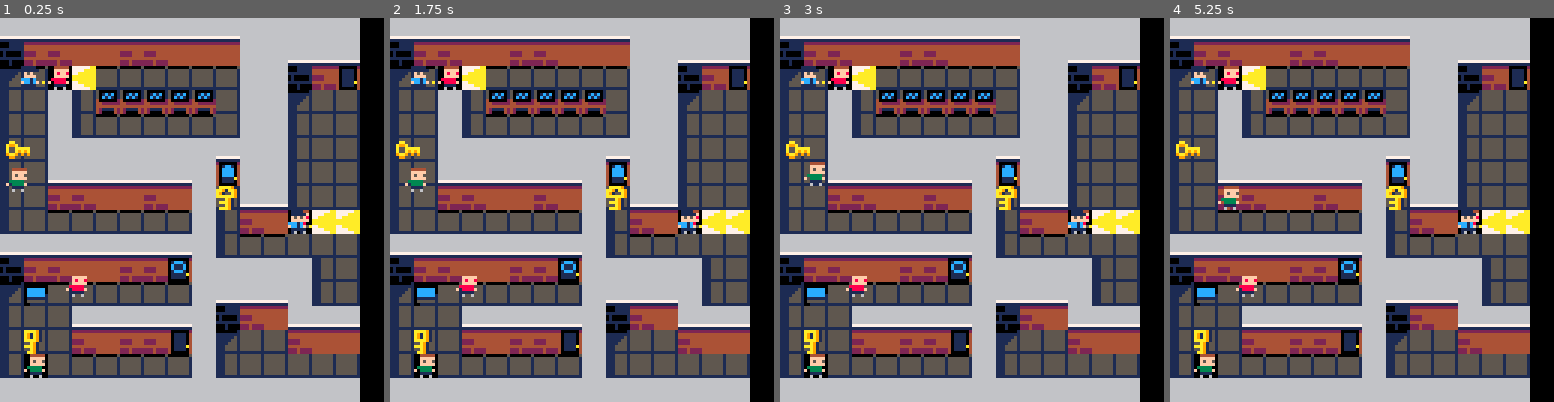
Above: before the commit, frames 1-4 (left to right).
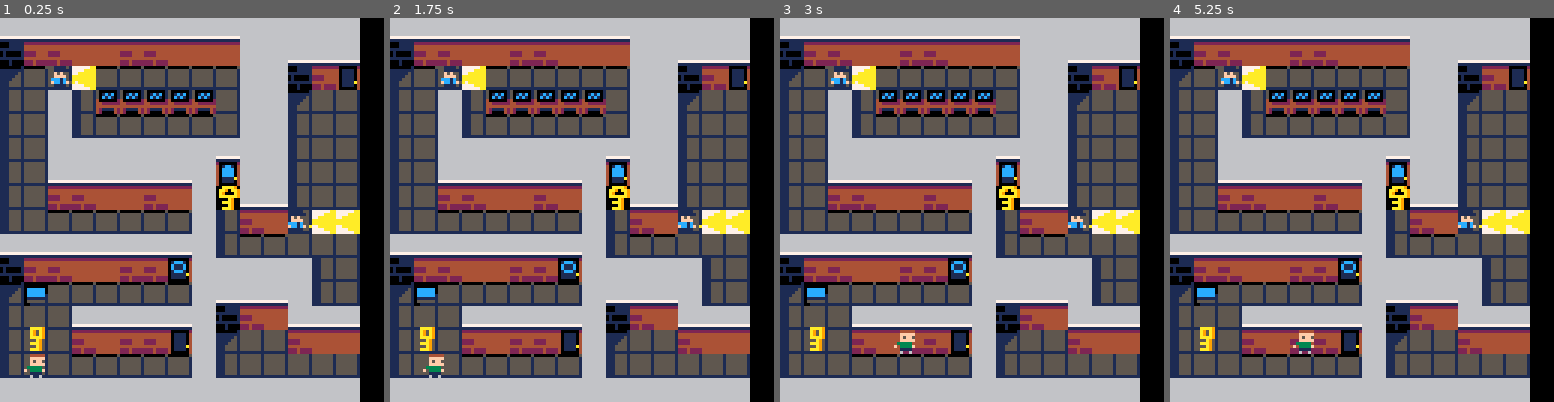
Above: after the commit, the same moments.

Repository: HuskyGameDev/2020f-team7
Game: PICO-8 cartridge shoebox.p8
Two runs of this game, one before a commit and one after it. Both use one fixed random seed, a clock stepped at 60 frames per second and the inputs below.
Inputs:
- Up to frame 1 (0.25 s): no input
- Up to frame 2 (1.75 s): tap X (X key) at 0.33, 1.07 s; tap O (Z key) at 0.7, 1.7 s; hold Right from 1.6 s (still down)
- Up to frame 3 (3 s): tap X (X key) at 1.85, 2.97 s; release Right at 2.1 s; tap O (Z key) at 2.1, 2.5, 2.9 s; hold Up 2.15-2.42 s; hold Right from 2.47 s (still down)
- Up to frame 4 (5.25 s): release Right at 3.03 s; hold Left 3.08-3.58 s; tap O (Z key) every 0.4 s from 3.3 to 4.9 s; hold Down 3.63-3.97 s; hold Right 4.02-4.68 s; tap X (X key) at 4.08, 5.2 s; hold Up 4.73-5.03 s; hold Left from 5.08 s (still down)

The runs differ from the first frame. In frame 1, 2.0% of the frame differs, in the area x 1-82%, y 12-94%; in frame 2, 2.2%; in frame 3, 2.4%; in frame 4, 2.5%.

Commit message:
Made some modification to the level and made key sprites better for being entities.

Diff:
--- a/shoebox.p8
+++ b/shoebox.p8
@@ -72,36 +72,36 @@
  _upd = gameupd
  _drw = drawgame
  player1 = newentity(
-  newpos(10, 50, 8, 8),
+  newpos(16, 112, 8, 8),
   newsprite(1),
   newmovement(false, false, false, false, 1),
   newPcontrol(0)
-)
-player2 = newentity(
- newpos(30, 85, 8, 8),
- newsprite(16),
- newmovement(false, false, false, false, 1),
- newPcontrol(1)
-)
-key1 = newentity(
- newpos(10,40,8,8),
- newsprite(70),
- nil,
- nil
-)
-guard1 = newentity(
- newpos(16,16,8,8),
- newsprite(17),
- newmovement(true, false, false, false, 1),
- newMOBcontrol({"left"})
-)
-
-guard2 = newentity(
- newpos(104,64,8,8),
- newsprite(17),
- nil,
- nil
-)
+ )
+ player2 = newentity(
+  newpos(168, 112, 8, 8),
+  newsprite(16),
+  newmovement(false, false, false, false, 1),
+  newPcontrol(1)
+ )
+ key1 = newentity(
+  newpos(16,103,8,8),
+  newsprite(74),
+  nil,
+  nil
+ )
+ guard1 = newentity(
+  newpos(26,16,8,8),
+  newsprite(17),
+  newmovement(true, false, false, false, 1),
+  newMOBcontrol({"left"})
+ )
+
+ guard2 = newentity(
+  newpos(104,64,8,8),
+  newsprite(17),
+  nil,
+  nil
+ )
 end
 
 function _update()
@@ -320,14 +320,14 @@
 00000000000000000000000000000000000000000000000000000000000000000000000000000000000000000000000000000000000000000000000000000000
 00000000000000000000000000000000000000000000000000000000000000000000000000000000000000000000000000000000000000000000000000000000
 00000000000000000000000000000000000000000000000000000000000000000000000000000000000000000000000000000000000000000000000000000000
-7666666776660007000000000000000000000000009aaa0000000000000000000000000000000000aaaa915155a915515aaa91515aa915515aaaa91100000000
-766666677666000700000000000000000000000009a009a00aa00000000000000000000000000000a91a91515a9a9151a915a911aaaa9151aa91aa9100000000
-766666677666000700000000000000000000000009a009a0a99a0000000000000cccccc000000000a91a9151a915a911a915a911aaaa9151a9155a9100000000
-7666666776660007000000000000000000000000009aaa00a00aaaaa000000000cccccc000000000aaaa91515a9a91515aaa9151aaaa9151aaaaaa9100000000
-76666a67766a00070000000000000000000000000009a000a00a9a9a000000000cccccc10000000055a9155155a9155155a9155155a91551555a915100000000
-7666666776660007000000000000000000000000009aa0009aa90909000000000111111100000000aaa915515aa915515aa915515aa915515aaa915100000000
-76666667766600070000000000000000000000000009a0000990000000000000055555510000000055a9155155a9155155a9155155a91551555a915100000000
-7666666776660007000000000000000000000000009aa000000000000000000000111111000000001aa911111aa911111aa911111aa911111aaa911100000000
+7666666776660007000000000000000000000000009aaa000000000000000000000000000000000000aaaa90000a900000aaa900000aa90000aaaa9000000000
+766666677666000700000000000000000000000009a009a00aa0000000000000000000000000000000a90a9000a9a9000a900a9000aaaa900aa90aa900000000
+766666677666000700000000000000000000000009a009a0a99a0000000000000cccccc00000000000a90a900a900a900a900a9000aaaa900a9000a900000000
+7666666776660007000000000000000000000000009aaa00a00aaaaa000000000cccccc00000000000aaaa9000a9a90000aaa90000aaaa900aaaaaa900000000
+76666a67766a00070000000000000000000000000009a000a00a9a9a000000000cccccc1000000000000a900000a9000000a90000000a9000000a90000000000
+7666666776660007000000000000000000000000009aa0009aa9090900000000011111110000000000aaa90000aa900000aa9000000aa90000aaa90000000000
+76666667766600070000000000000000000000000009a000099000000000000005555551000000000000a900000a9000000a90000000a9000000a90000000000
+7666666776660007000000000000000000000000009aa0000000000000000000001111110000000000aaa90000aa900000aa9000000aa90000aaa90000000000
 00000000000000000000000000000000000000000000000000000000000000000000000000000000200000020000000200000002200000020000000000000000
 0000000000000000000000000000000000000000000000000000000000000000000000000000000040cccc04011c110401ccc104401cc10401cccc1000000000
 0000000000000000000000000000000000000000000000000000000000000000000000000000000040c11c0401c1c1040c111c0440cccc040cc11cc000000000
@@ -398,17 +398,17 @@
 __map__
 7665656565656565656565767676767676000076656565656565656565657676767676760000000000000000000000000000000000000000000000000000000000000000000000000000000000000000000000000000000000000000000000000000000000000000000000000000000000000000000000000000000000000000
 7668676766666767666666767665656576000076686767666667676666667676656565760000000000000000000000000000000000000000000000000000000000000000000000000000000000000000000000000000000000000000000000000000000000000000000000000000000000000000000000000000000000000000
-7663741084747474747474767668677a7600007663811074747474818110767668677a760000000000000000000000000000000000000000000000000000000000000000000000000000000000000000000000000000000000000000000000000000000000000000000000000000000000000000000000000000000000000000
+7663746484747474747474767668677a7600007663811074747474818110767668677a760000000000000000000000000000000000000000000000000000000000000000000000000000000000000000000000000000000000000000000000000000000000000000000000000000000000000000000000000000000000000000
 7673757673727272727275767663757576000076737576737272727272757676637575760000000000000000000000000000000000000000000000000000000000000000000000000000000000000000000000000000000000000000000000000000000000000000000000000000000000000000000000000000000000000000
 76736476737474747474757676737575760000767364761084847474744d7676737575760000000000000000000000000000000000000000000000000000000000000000000000000000000000000000000000000000000000000000000000000000000000000000000000000000000000000000000000000000000000000000
 7673647676767676767665767673757576000076736476767676767676657676737575760000000000000000000000000000000000000000000000000000000000000000000000000000000000000000000000000000000000000000000000000000000000000000000000000000000000000000000000000000000000000000
 767364656565656565765d7676737575760000767364656565656565765e7676737575760000000000000000000000000000000000000000000000000000000000000000000000000000000000000000000000000000000000000000000000000000000000000000000000000000000000000000000000000000000000000000
 767364676766666766764e656573757576000076736467676666676676636565737575760000000000000000000000000000000000000000000000000000000000000000000000000000000000000000000000000000000000000000000000000000000000000000000000000000000000000000000000000000000000000000
-76737574747474747476736766108484760000764c7574811074747476736766106475760000000000000000000000000000000000000000000000000000000000000000000000000000000000000000000000000000000000000000000000000000000000000000000000000000000000000000000000000000000000000000
+76737574747474747476736766738484760000764c7574811074747476736766106475760000000000000000000000000000000000000000000000000000000000000000000000000000000000000000000000000000000000000000000000000000000000000000000000000000000000000000000000000000000000000000
 7665656565656565657673747475757576000076656565656565656576737474826475760000000000000000000000000000000000000000000000000000000000000000000000000000000000000000000000000000000000000000000000000000000000000000000000000000000000000000000000000000000000000000
 76686767666667675c7676767676737576000076686767666667675b76767676767375760000000000000000000000000000000000000000000000000000000000000000000000000000000000000000000000000000000000000000000000000000000000000000000000000000000000000000000000000000000000000000
 7663487474747474747665656576737576000076637474747474747476656565767375760000000000000000000000000000000000000000000000000000000000000000000000000000000000000000000000000000000000000000000000000000000000000000000000000000000000000000000000000000000000000000
 7673756465656565657668676665656576000076737564656565656576686766656565760000000000000000000000000000000000000000000000000000000000000000000000000000000000000000000000000000000000000000000000000000000000000000000000000000000000000000000000000000000000000000
-76734a64676667677a7663757567666676000076737564676667675a76637575676666760000000000000000000000000000000000000000000000000000000000000000000000000000000000000000000000000000000000000000000000000000000000000000000000000000000000000000000000000000000000000000
-7673016474747474747673757575757576000076730164748110744b76737575757575760000000000000000000000000000000000000000000000000000000000000000000000000000000000000000000000000000000000000000000000000000000000000000000000000000000000000000000000000000000000000000
+76736464676667677a7663757567666676000076737564676667675a76637575676666760000000000000000000000000000000000000000000000000000000000000000000000000000000000000000000000000000000000000000000000000000000000000000000000000000000000000000000000000000000000000000
+7673646474747474747673757575757576000076730164748110744b76737575757575760000000000000000000000000000000000000000000000000000000000000000000000000000000000000000000000000000000000000000000000000000000000000000000000000000000000000000000000000000000000000000
 7676767676767676767676767676767676000076767676767676767676767676767676760000000000000000000000000000000000000000000000000000000000000000000000000000000000000000000000000000000000000000000000000000000000000000000000000000000000000000000000000000000000000000
